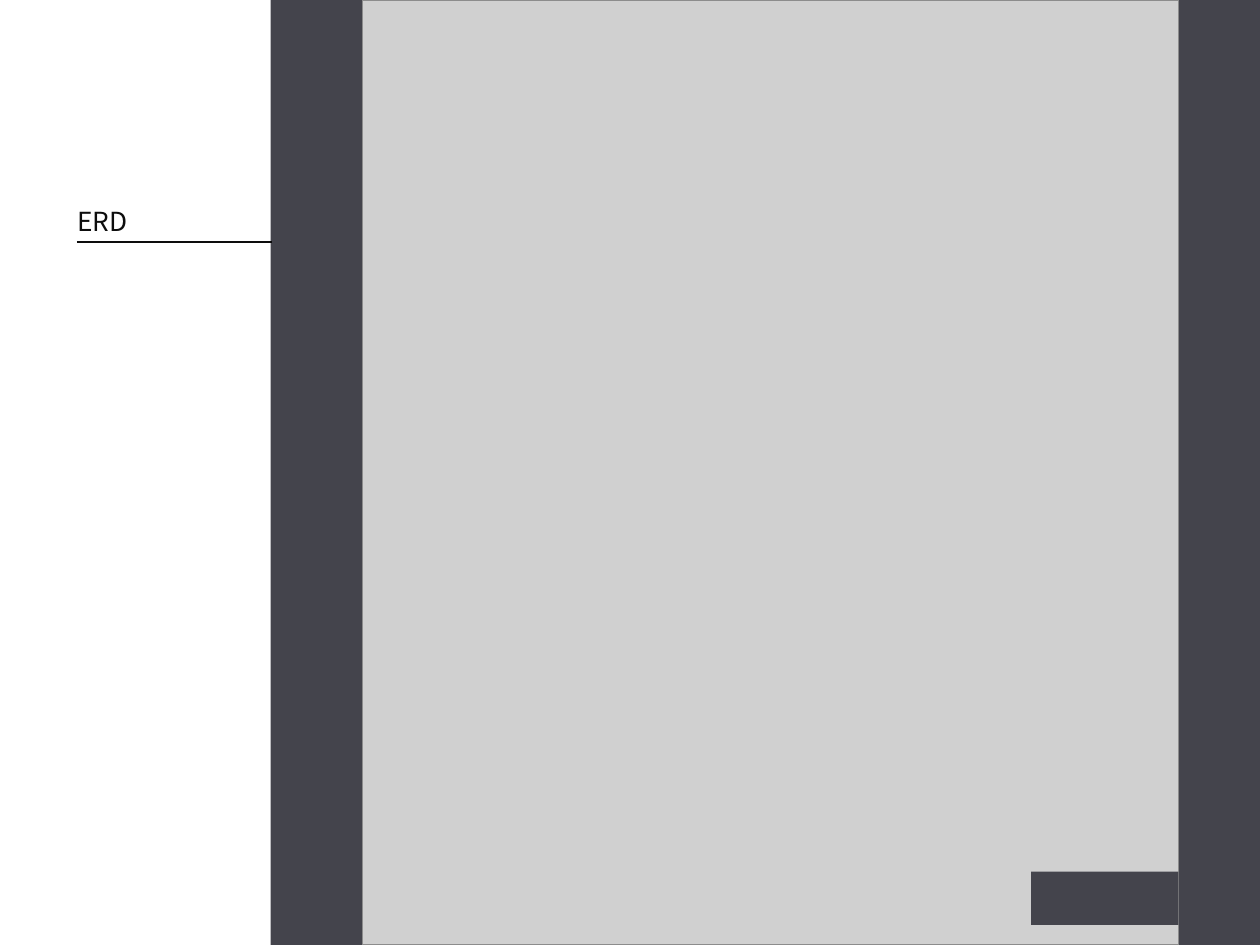
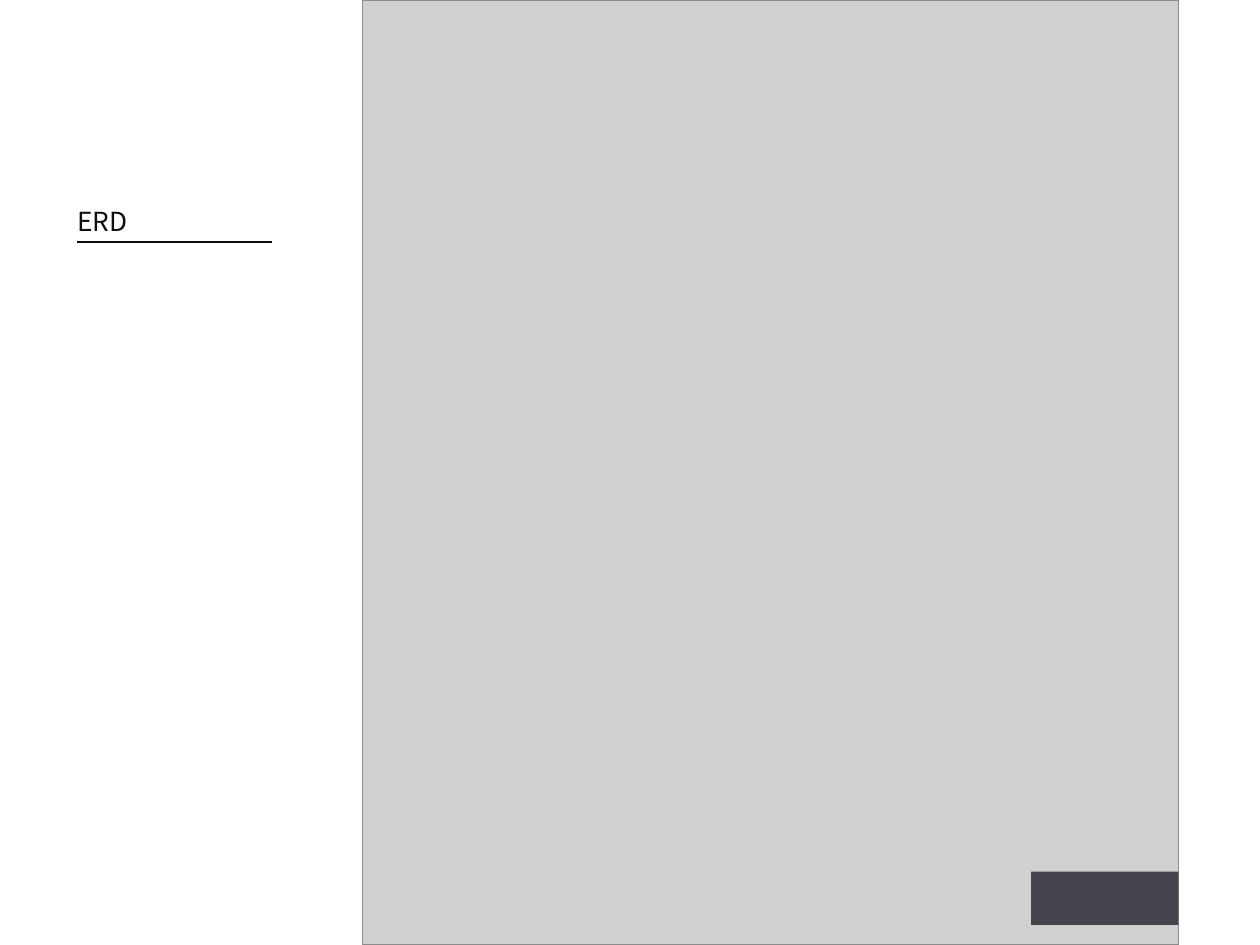
Before and after one commit to theselah/erp-team3, a slide deck: slide 10 of 3조_erp.pptx (slide 9 before the commit). Drawn at 1260x945 pixels with LibreOffice and Linux fonts; fonts in the diff are those of the drawing; grey boxes stand for pictures. Boxes give left, top, right and bottom in pixels: in the first picture for what was removed or moved away, otherwise in the second. Text is boxed around its words. In the diff, an @@ line names an element or a change of style, - is before the commit and + after.

```diff
--- a/3조_erp.pptx
+++ b/3조_erp.pptx
@@ background #44444C to #FFFFFF @@
@@ rectangle removed at (x1=0, y1=1, x2=270, y2=945) @@
```
Also in this commit, not shown: 6 other slides changed, 1 slide added.
